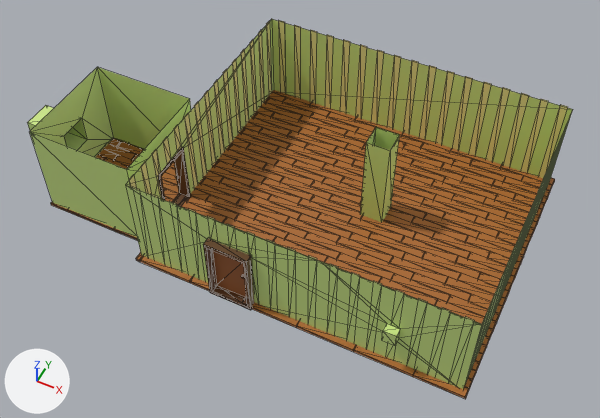
Before and after pictures for a commit that changed the glTF model src/models/room.glb.
Camera for both pictures: a camera (50 mm lens) standing at (7.32, -23.56, 23.16) and looking at (-1.71, -5.5, 0.58). The lights are fixed; the arrows at lower left show +X, +Y and +Z. The older version comes first. Mesh edges are drawn as thin lines. Vertices at exactly the same position are counted once.

In view in the first picture: 'room'.
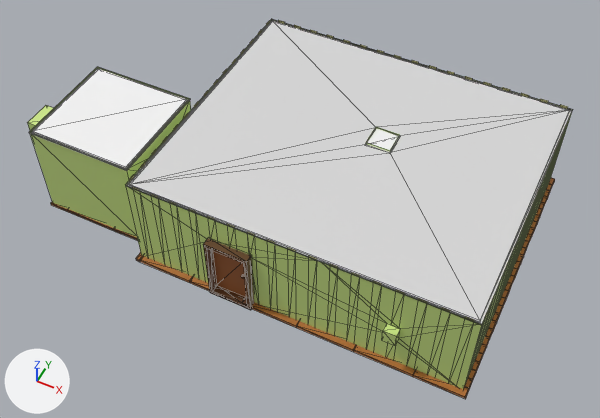
Pixel boxes [x1, y1, x2, y2] of what changed, in the pictures (600 x 418 px):
part 1 of me_plane_008, added: after [29, 67, 190, 171]
part 2 of me_plane_008, added: after [126, 19, 573, 325]

The change in detail:
Material 'celling_bright' (mat_celling_bright) is new.
Its base color is (0.911, 0.911, 0.911) (white #f5f5f5).
Its roughness is 0.782.
Material 'celling_dark' (mat_celling_dark) is new.
Its base color is (0.692, 0.692, 0.692) (light grey #d9d9d9).
me_plane_008 is used by ob_room; location (-1.82, -5.15, 0.36).
me_plane_008 had 1853 vertices, 2743 faces and spanned x -10.2..8.0, y -4.7..5.8, z -0.5..3.4.
me_plane_008 now has 1889 vertices, 2813 faces and spans x -10.2..8.0, y -4.7..5.8, z -0.5..3.4.
me_plane_008 part 1: a new loose piece of 16 vertices spanning x -8.5..-4.5, y -3.8..0.1, z 3.2..3.3, in mat_celling_bright (white #f5f5f5).
Part 2, on me_plane_008:
20 vertices are added at x -4.1..7.8, y -4.4..5.7, z 3.2..3.3.
36 new faces join them, mat_celling_bright (white #f5f5f5).
8 new faces join them, mat_celling_dark (light grey #d9d9d9).
me_plane_008 gains material mat_celling_bright (white #f5f5f5).
me_plane_008 gains material mat_celling_dark (light grey #d9d9d9).
